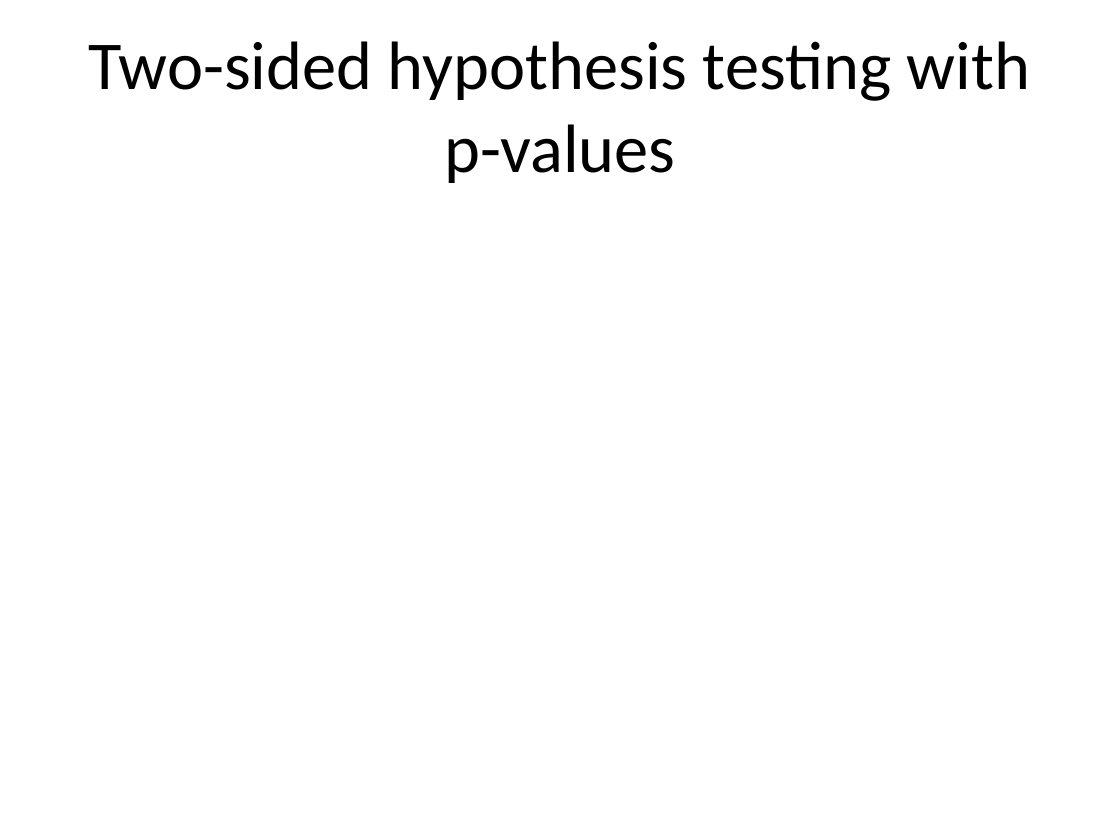
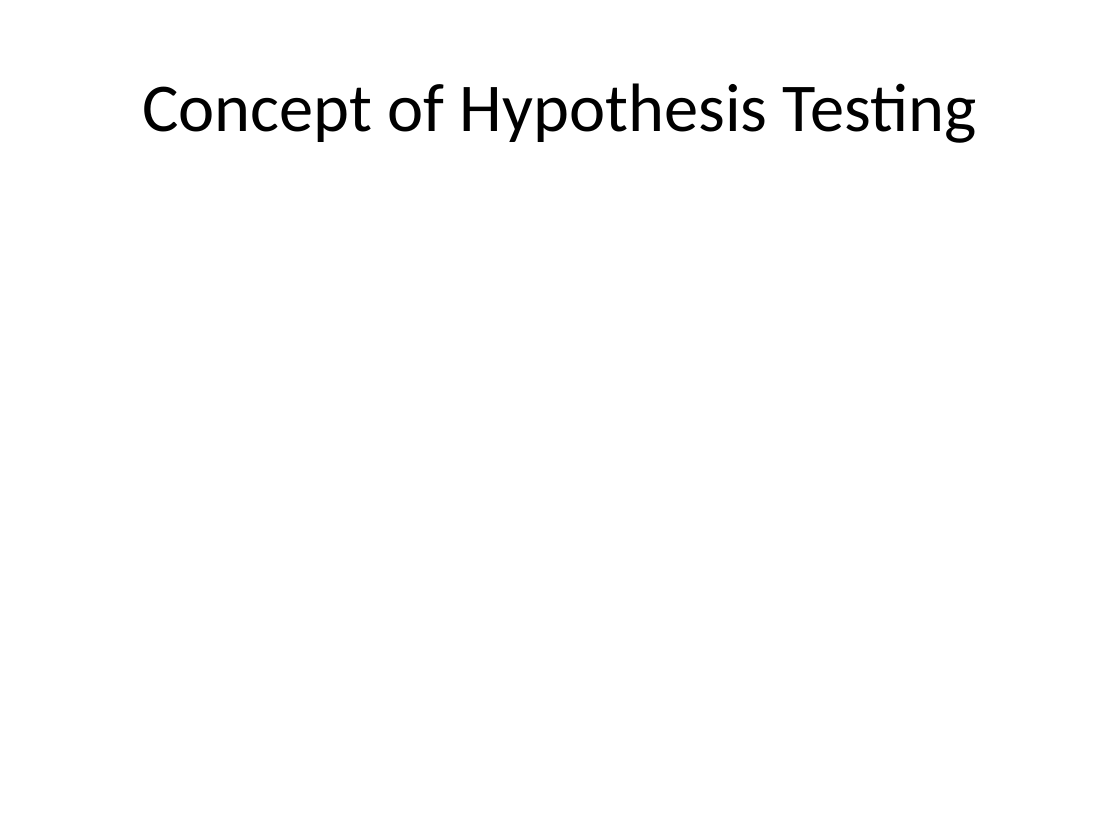
Before and after one commit to wesleyburr/2019_MATH1051H_Lectures, a slide deck: slide 50 of Lecture17/Lecture17.pptx (slide 15 before the commit). Drawn at 1120x840 pixels with LibreOffice and Linux fonts; fonts in the diff are those of the drawing. Boxes give left, top, right and bottom in pixels: in the first picture for what was removed or moved away, otherwise in the second. Text is boxed around its words. In the diff, an @@ line names an element or a change of style, - is before the commit and + after.

```diff
--- a/Lecture17/Lecture17.pptx
+++ b/Lecture17/Lecture17.pptx
@@ title at (x1=142, y1=83, x2=977, y2=143): text changed @@
-Two-sided hypothesis testing with p-values
+Concept of Hypothesis Testing
```
Also in this commit, not shown: 12 other slides changed, 51 slides added, 42 slides removed, 52 other files.
